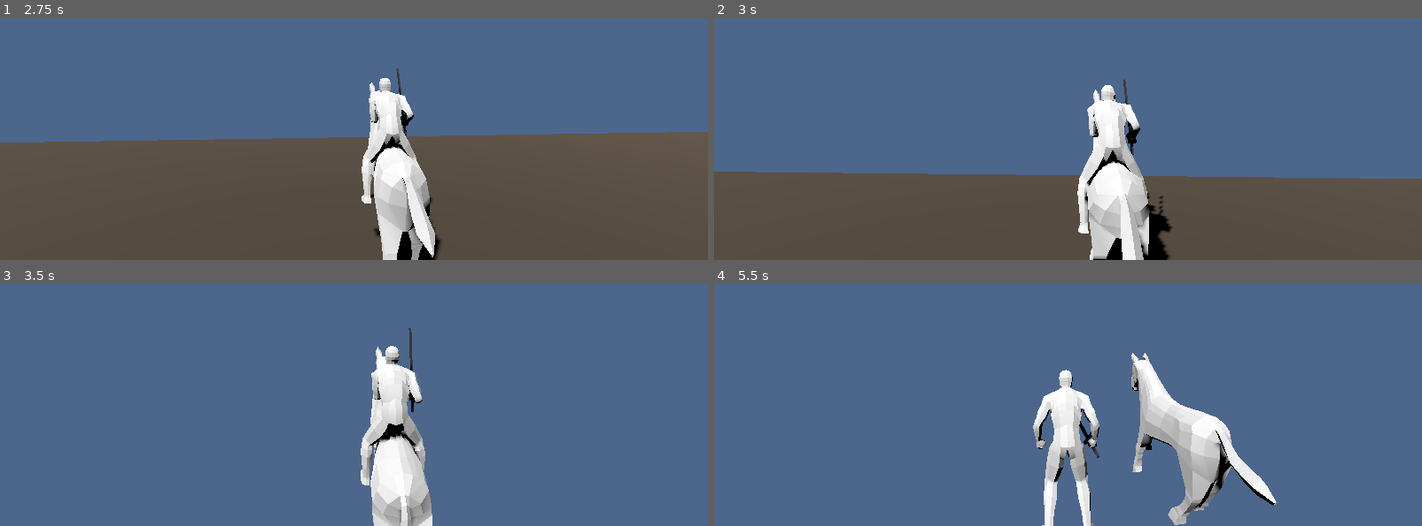
Above: before the commit, frames 1-4 (two rows, left to right).
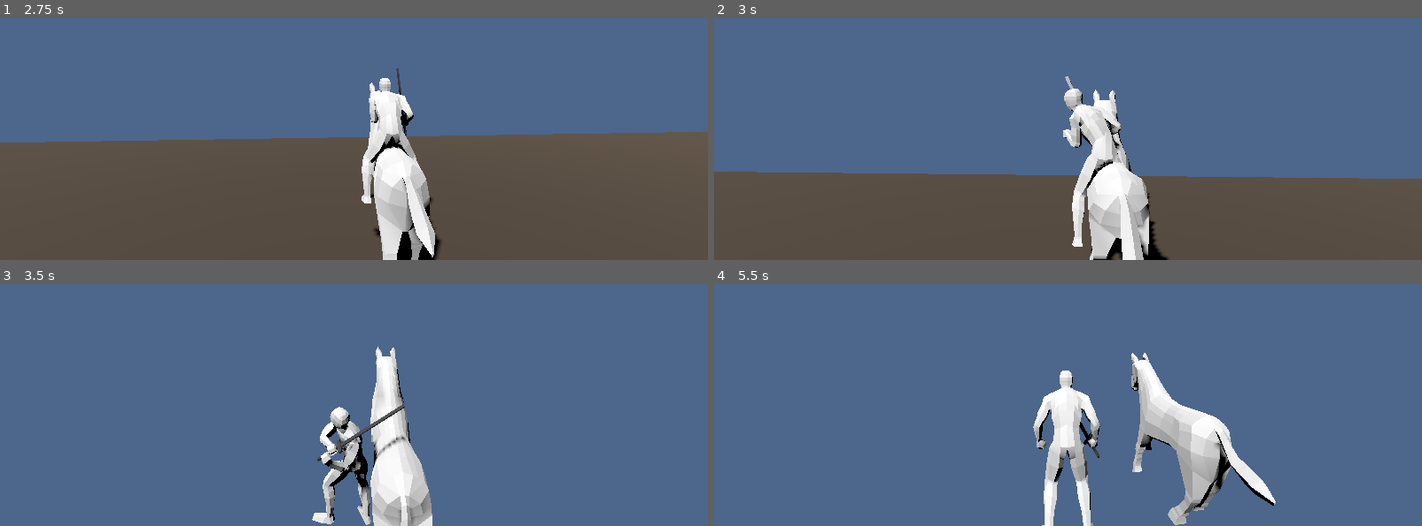
Above: after the commit, the same moments.

Repository: Richesfire/IAS
Game: Godot game, scene res://scenes/main.tscn
Same seed, same stepped clock (60 frames per second), same inputs: the game is played once before the commit and once after it.
Inputs (mouse positions are in pixels of both pictures, inside the frame that each line leads up to):
- Up to frame 1 (2.75 s): tap Enter at 0.5 s; move the mouse to (389, 59) at 0.52 s; hold F (interact) 0.53-1.28 s; hold W (move_forward) from 0.53 s (still down); click (389, 59) at 0.67 s; tap Space (jump) at 0.77, 1.52 s; move the mouse to (318, 63) at 1.27 s; tap Shift at 1.35 s; move the mouse to (368, 54) at 2.02 s; hold F (interact) from 2.03 s (still down)
- Up to frame 2 (3 s): keep holding W (move_forward); move the mouse to (1060, 68) at 2.77 s; release F (interact) at 2.78 s; tap Shift at 2.85 s; click (1060, 68) at 2.92 s
- Up to frame 3 (3.5 s): keep holding W (move_forward); tap Space (jump) at 3.02 s
- Up to frame 4 (5.5 s): keep holding W (move_forward); move the mouse to (1117, 332) at 3.52 s; hold F (interact) 3.53-4.28 s; tap Space (jump) at 3.77, 4.52 s; move the mouse to (1011, 322) at 4.27 s; tap Shift at 4.35 s; move the mouse to (1075, 327) at 5.02 s; hold F (interact) from 5.03 s (still down); click (1075, 327) at 5.17 s

Frame 1 is identical in both runs. In frame 2, 2.8% of the frame differs, in the area x 49-65%, y 24-100%; in frame 3, 3.8%, in the area x 44-61%, y 18-100%; in frame 4, 0.3%.

Commit message:
同步最新：骑乘攻击（水平角限制15°~120°、跨侧经正前平滑过渡且时长随角度、上下身混合更慢）+ main.tscn

Diff:
--- a/godot/IASv1.0/scenes/main.tscn
+++ b/godot/IASv1.0/scenes/main.tscn
@@ -59,6 +59,9 @@
 cam_default_marker = NodePath("../CameraPivot/CamDefault")
 cam_hold_marker = NodePath("../CameraPivot/CamHold")
 cam_ride_marker = NodePath("../CameraPivot/RideCam")
+ride_aim_min_deg = 50.0
+ride_aim_max_deg = 70.0
+ride_aim_turn_speed = 5.0
 spring_stiffness = 200.0
 spring_drag = 2.0
 spring_gravity = 0.0
--- a/godot/IASv1.0/scripts/player.gd
+++ b/godot/IASv1.0/scripts/player.gd
@@ -126,8 +126,15 @@
 var _saved_mask: int = 1
 @export var ride_offset: Vector3 = Vector3.ZERO   # 骑乘落点相对鞍座的偏移（X左右 / Y高低 / Z前后，随马朝向旋转）
 @export var ride_twist_speed: float = 6.0         # 扭转过渡/回正速度
+@export var ride_combat_blend: float = 3.0        # 骑乘时攻击/非攻击混合速度（越小越慢）
+@export var ride_aim_min_deg: float = 15.0        # 骑乘攻击水平角：前方最小角（正前 ±15° 禁止）
+@export var ride_aim_max_deg: float = 120.0       # 骑乘攻击水平角：最大角（正后 ±60° 禁止 → 120°）
+@export var ride_aim_turn_speed: float = 1.5      # 骑乘攻击方向换侧过渡角速度(弧度/秒)：越小越慢；时长=需转角度/此值
 var _ride_anchor: Transform3D = Transform3D()     # 当前鞍座（骨骼锚点）世界变换
 var _ride_twist: float = 0.0                      # 平滑后的扭转量(-1..1)
+var _ride_aim_yaw: float = 0.0                    # 平滑后的骑乘攻击水平角（相对马正前）
+var _ride_aim_side: int = 1                       # 当前攻击侧：+1 右 / -1 左（镜头进入另一侧有效区才切）
+var _ride_aim_switching: bool = false             # 是否正在换侧限速过渡
 # 弹簧骨骼（布娃娃式次级运动）参数
 @export var spring_stiffness: float = 0.1   # 先调低看弹簧是否生效
 @export var spring_drag: float = 0.3
@@ -183,7 +190,8 @@
 		_apply_ride_twist(delta)
 	# 平滑切换上半身加权：战斗中（蓄力/攻击/格挡）上半身切到攻击动作，否则回走路（腾空不算战斗 → 上身继续用跳跃动画）
 	var combat_active: bool = is_charging or is_attacking or is_blocking or is_recovering or health <= 0
-	combat_upper_blend = move_toward(combat_upper_blend, 1.0 if combat_active else 0.0, 8.0 * delta)
+	var blend_spd: float = ride_combat_blend if riding else 8.0   # 骑乘时上下身混合更慢
+	combat_upper_blend = move_toward(combat_upper_blend, 1.0 if combat_active else 0.0, blend_spd * delta)
 	animation_tree.set("parameters/body_blend/blend_amount", combat_upper_blend)
 	# 战斗中：移动时只让攻击覆盖上半身(下半身走移动动画)；站着不动时关闭遮罩，全身播攻击。
 	# 「移动中起的攻击」全程保持遮罩（下半身一直用移动动画），避免攻击结束前停下导致脚跳。
@@ -206,8 +214,9 @@
 	# 按住 ~ 时锁定身体俯仰（镜头俯仰不受影响，仍可上下看）
 	if is_holding_cam:
 		aim_pitch = saved_body_pitch
-	if not riding:
-		_update_head_rotation(delta)   # 骑乘时交给弹簧骨骼，别用瞄准覆盖去抢 spine/chest
+	var _combat_aim: bool = is_charging or is_attacking or is_blocking or is_recovering
+	if not riding or _combat_aim:
+		_update_head_rotation(delta)   # 骑乘时仅在攻击/格挡下用瞄准覆盖(朝镜头)；否则交给弹簧骨骼
 
 # ============================================================
 # 上下半身分层的骨骼遮罩已配在 player.tscn 的 body_blend(Blend2) 节点上（见编辑筛选轨道）
@@ -266,10 +275,6 @@
 		# 注意这是持续累积的平滑值（不限定时间窗），按下左键时读它来定方向
 		mouse_move_delta = mouse_move_delta.lerp(event.relative, 0.8)
 		last_mouse_relative = event.relative   # 原始单帧值：格挡方向用它，避免用到攻击方向的残留
-
-	# 骑乘时鼠标只用来转镜头，不触发攻击/格挡
-	if riding:
-		return
 
 	if event is InputEventMouseButton and event.button_index == MOUSE_BUTTON_LEFT:
 		if event.pressed:
@@ -354,11 +359,14 @@
 	if cam_default_marker:
 		cam_target = cam_default_marker.position   # 下马回到默认机位
 	_ride_twist = 0.0
+	_ride_aim_yaw = 0.0
+	_ride_aim_side = 1
+	_ride_aim_switching = false
 	if skeleton:
 		skeleton.clear_bones_global_pose_override()
 	is_dismounting = false
 
-func _update_riding(delta: float = 0.0):
+func _update_riding(_delta: float = 0.0):
 	if mount_horse == null:
 		riding = false
 		return
@@ -413,7 +421,9 @@
 	# 骑乘左右转：在【当前动画姿态】基础上叠世界竖直轴(yaw)扭转；平滑过渡、松手回正
 	if skeleton == null or mount_horse == null:
 		return
-	var turn: float = Input.get_axis("move_left", "move_right")
+	# 攻击/格挡时：不跟马转向、身体朝镜头（交给 _update_head_rotation）
+	var aiming: bool = is_charging or is_attacking or is_blocking or is_recovering
+	var turn: float = 0.0 if aiming else Input.get_axis("move_left", "move_right")
 	_ride_twist = move_toward(_ride_twist, turn, ride_twist_speed * delta)
 	for pair in [["Spine", 0.15], ["Chest", 0.2]]:
 		var idx: int = skeleton.find_bone(pair[0])
@@ -453,10 +463,10 @@
 			if from_name == to_name:
 				continue
 			if not machine.has_transition(from_name, to_name):
-				var tr := AnimationNodeStateMachineTransition.new()
-				tr.xfade_time = 0.3
-				tr.switch_mode = AnimationNodeStateMachineTransition.SWITCH_MODE_IMMEDIATE
-				machine.add_transition(from_name, to_name, tr)
+				var trans := AnimationNodeStateMachineTransition.new()
+				trans.xfade_time = 0.3
+				trans.switch_mode = AnimationNodeStateMachineTransition.SWITCH_MODE_IMMEDIATE
+				machine.add_transition(from_name, to_name, trans)
 
 func _make_reversed(src: Animation) -> Animation:
 	var rev := Animation.new()
@@ -628,7 +638,7 @@
 
 	# 蓄力/攻击/格挡/收招，或俯仰还没归零：上身左右转由代码控制（朝镜头瞄准）+ 平滑俯仰弯曲
 	if aiming or absf(aim_pitch) > 0.001:
-		_apply_aim_bend(aim_pitch)
+		_apply_aim_bend(aim_pitch, delta)
 		return
 
 	# 非战斗：上身朝瞄准方向（移动时=镜头；停止后=停止瞬间的朝向）
@@ -655,13 +665,39 @@
 # ============================================================
 # 用镜头俯仰弯曲上身实现攻击俯仰（下半身不动），头/颈反向抵消保持平视
 # ============================================================
-func _apply_aim_bend(aim: float):
+func _apply_aim_bend(aim: float, delta: float):
 	if not riding:
 		skeleton.clear_bones_global_pose_override()
 	# 上身朝向瞄准方向：yaw 用「世界空间左乘」（不依赖骨骼局部轴），避免按 A/D 时上身左右晃动
 	var upper_yaw: float = frozen_move_yaw if cam_lock else cam_yaw
 	# 同样归一化到最短角，避免腰部扭成麻花
-	var yaw_q: Quaternion = Quaternion(Vector3.UP, wrapf(upper_yaw - rotation.y, -PI, PI))
+	var dy: float = wrapf(upper_yaw - rotation.y, -PI, PI)
+	if riding:
+		# 骑乘：水平攻击角限制（正前±15°、正后±60° 禁止）
+		# 换侧判定：不是中线，而是「镜头进入另一侧的有效区」（越过对侧 ±min 边界）才切
+		var lo: float = deg_to_rad(ride_aim_min_deg)
+		var switched: bool = false
+		if _ride_aim_side > 0 and dy <= -lo:
+			_ride_aim_side = -1
+			switched = true
+		elif _ride_aim_side < 0 and dy >= lo:
+			_ride_aim_side = 1
+			switched = true
+		var target: float = _clamp_ride_aim(dy, _ride_aim_side)
+		if switched:
+			_ride_aim_switching = true
+		if _ride_aim_switching:
+			# 换侧中：按固定角速度限速扫向「当前」目标（两端异号 → 必经 0°=马头正前，不会从后面绕）
+			# 时长自然 = 需转角度 / 角速度；快到目标才停，避免端点对不上造成的瞬跳
+			var step: float = maxf(ride_aim_turn_speed, 0.001) * delta
+			_ride_aim_yaw = move_toward(_ride_aim_yaw, target, step)
+			if absf(_ride_aim_yaw - target) <= step:
+				_ride_aim_yaw = target
+				_ride_aim_switching = false
+		else:
+			_ride_aim_yaw = target   # 同侧有效范围内：即时跟随，无延迟
+		dy = _ride_aim_yaw
+	var yaw_q: Quaternion = Quaternion(Vector3.UP, dy)
 	if spine_bone_idx >= 0:
 		var cur: Transform3D = skeleton.get_bone_global_pose(spine_bone_idx)
 		var rest: Transform3D = skeleton.get_bone_global_rest(spine_bone_idx)
@@ -672,6 +708,14 @@
 		# 实际姿态仍用当前动画姿势，再叠世界空间俯仰
 		var aimed: Basis = Basis(yaw_q) * cur.basis
 		skeleton.set_bone_global_pose_override(spine_bone_idx, Transform3D(Basis(pitch_q) * aimed, cur.origin), 1.0, true)
+
+# 骑乘攻击的水平角限制（相对马正前方，正=右）；四种攻击方式判定不受影响，只夹这个角
+func _clamp_ride_aim(delta_yaw: float, side: int) -> float:
+	var lo: float = deg_to_rad(ride_aim_min_deg)
+	var hi: float = deg_to_rad(ride_aim_max_deg)
+	if side > 0:
+		return clampf(delta_yaw, lo, hi)    # 右侧有效区 [+15°,+120°]
+	return clampf(delta_yaw, -hi, -lo)      # 左侧有效区 [-120°,-15°]
 
 # ============================================================
 # 战斗逻辑
